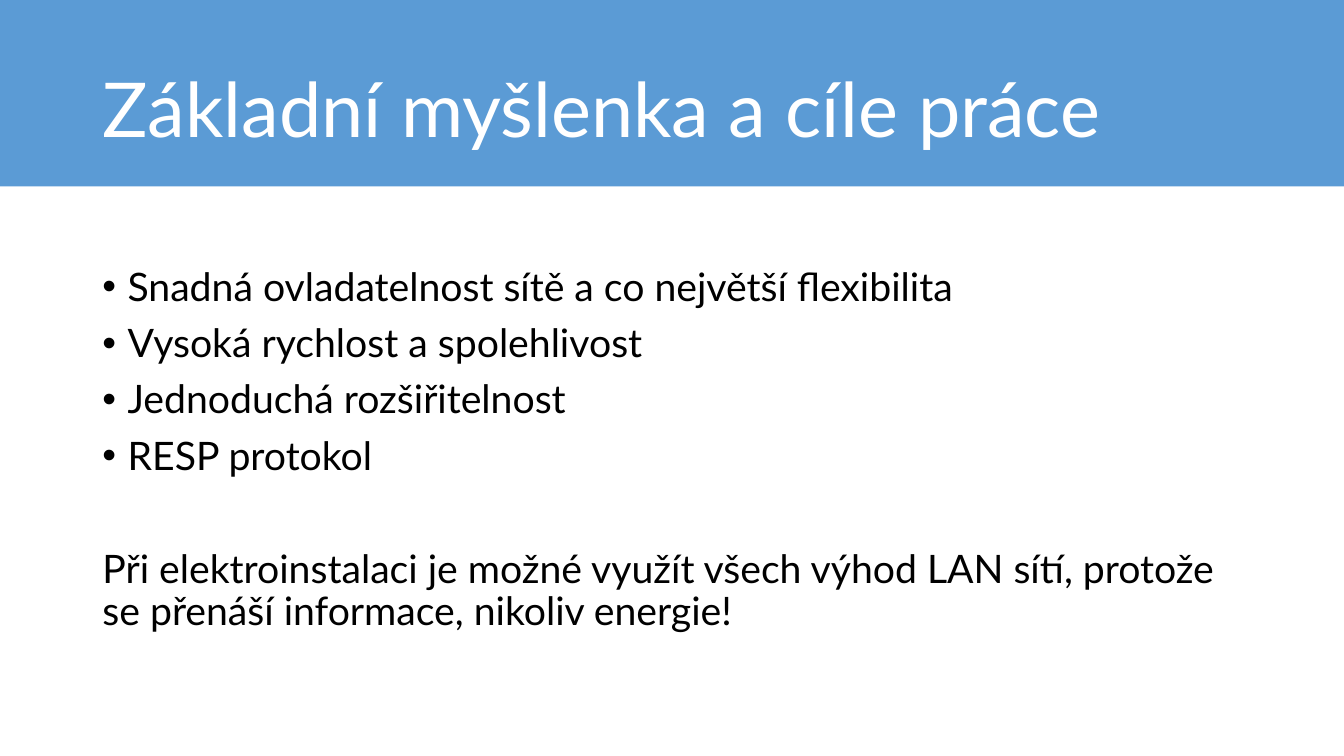
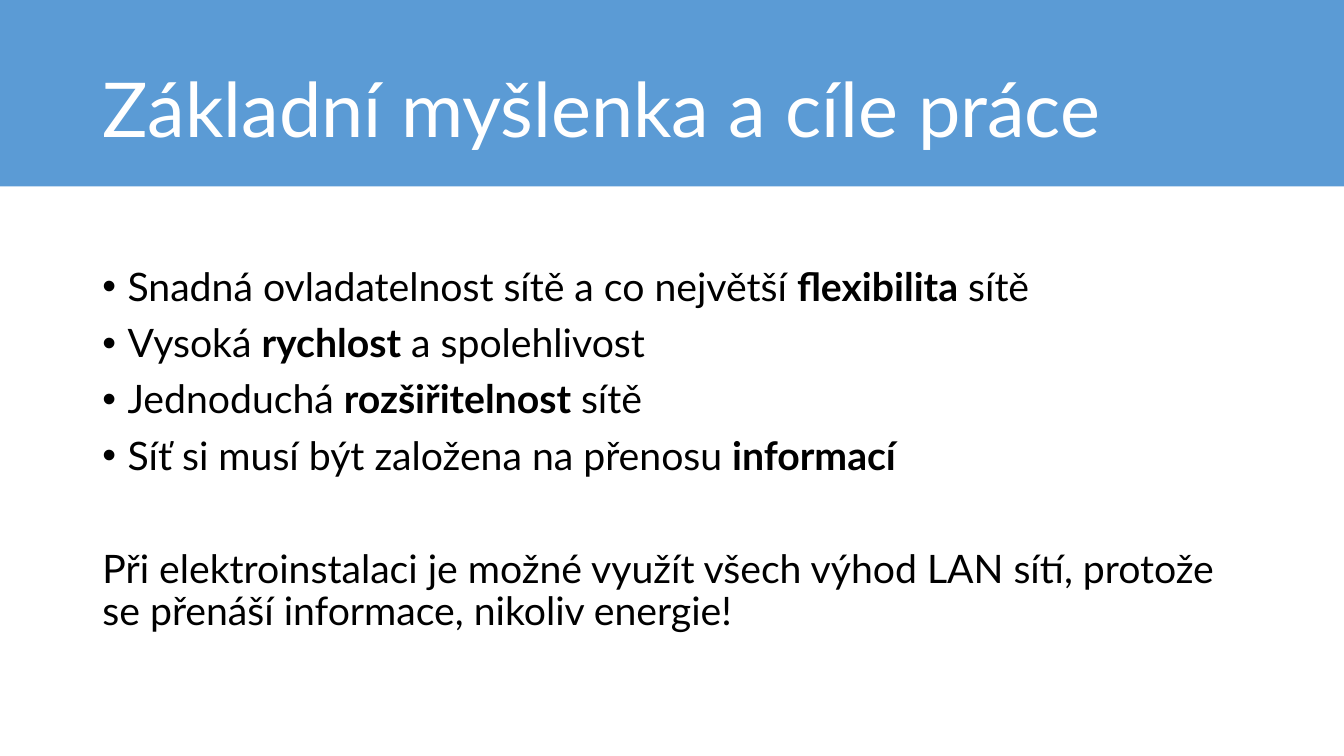
Before and after one commit to mrtnzlml-archive/Real-time-WS, a slide deck: slide 3 of obhajoba.pptx. Drawn at 1344x756 pixels with LibreOffice and Linux fonts; fonts in the diff are those of the drawing. Boxes give left, top, right and bottom in pixels: in the first picture for what was removed or moved away, otherwise in the second. Text is boxed around its words. In the diff, an @@ line names an element or a change of style, - is before the commit and + after.

```diff
--- a/obhajoba.pptx
+++ b/obhajoba.pptx
@@ text at box(128, 272, 1029, 308): text changed @@
-• Snadná ovladatelnost sítě a co největší flexibilita
+• Snadná ovladatelnost sítě a co největší flexibilita sítě
@@ text at box(128, 328, 645, 364): bold on in "rychlost" @@
@@ text at box(128, 384, 896, 477): text changed @@
-• Jednoduchá rozšiřitelnost
-• RESP protokol
+• Jednoduchá rozšiřitelnost sítě
+• Síť si musí být založena na přenosu informací
```
Also in this commit, not shown: 5 other slides changed, 1 slide added, 1 slide removed, 15 other files.
